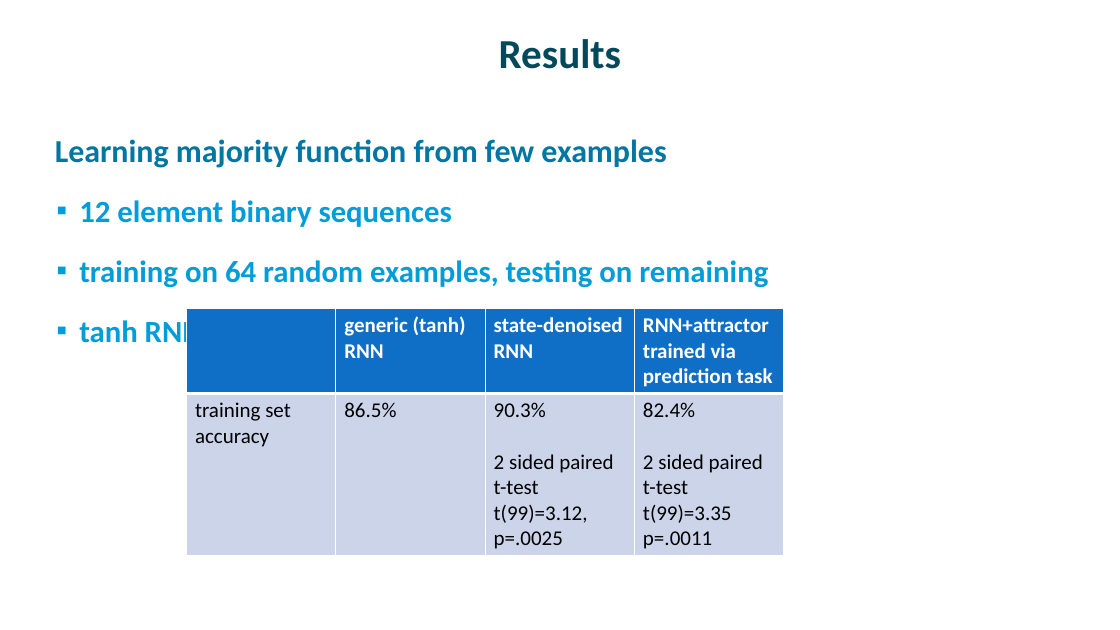
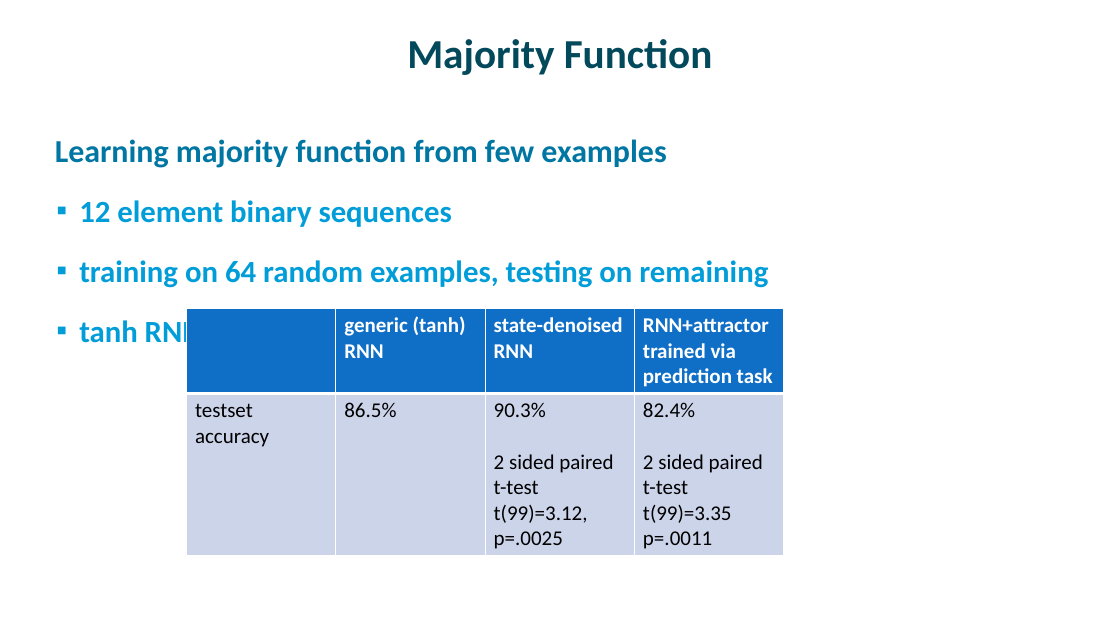
Before and after one commit to mcmozer/State_Denoised_RNN, a slide deck: slide 13 of talks/StateDenoisedRNNs.pptx (slide 12 before the commit). Drawn at 1120x630 pixels with LibreOffice and Linux fonts; fonts in the diff are those of the drawing. Boxes give left, top, right and bottom in pixels: in the first picture for what was removed or moved away, otherwise in the second. Text is boxed around its words. In the diff, an @@ line names an element or a change of style, - is before the commit and + after.

```diff
--- a/talks/StateDenoisedRNNs.pptx
+++ b/talks/StateDenoisedRNNs.pptx
@@ title at (407,39,712,75): text changed @@
-Results
+Majority Function
@@ table at (187,308,785,553) @@
-row 2, column 1: training set accuracy
+row 2, column 1: testset accuracy
```
Also in this commit, not shown: 1 other slide changed, 3 slides added, 10 other files.
